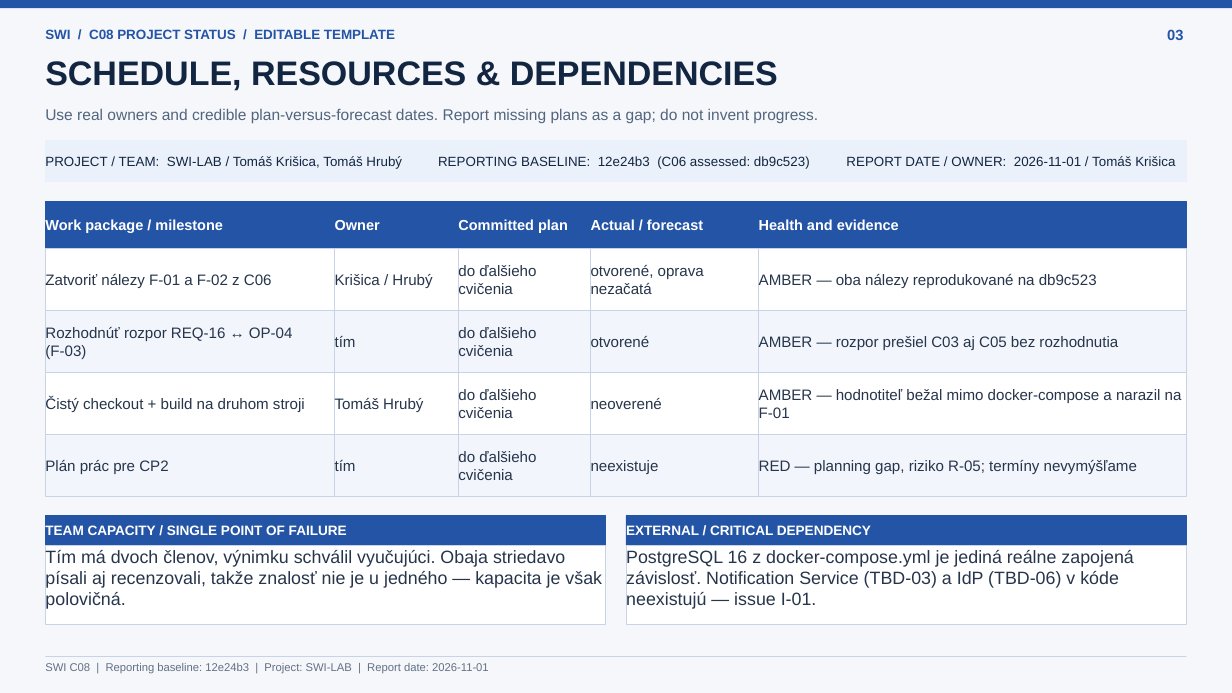
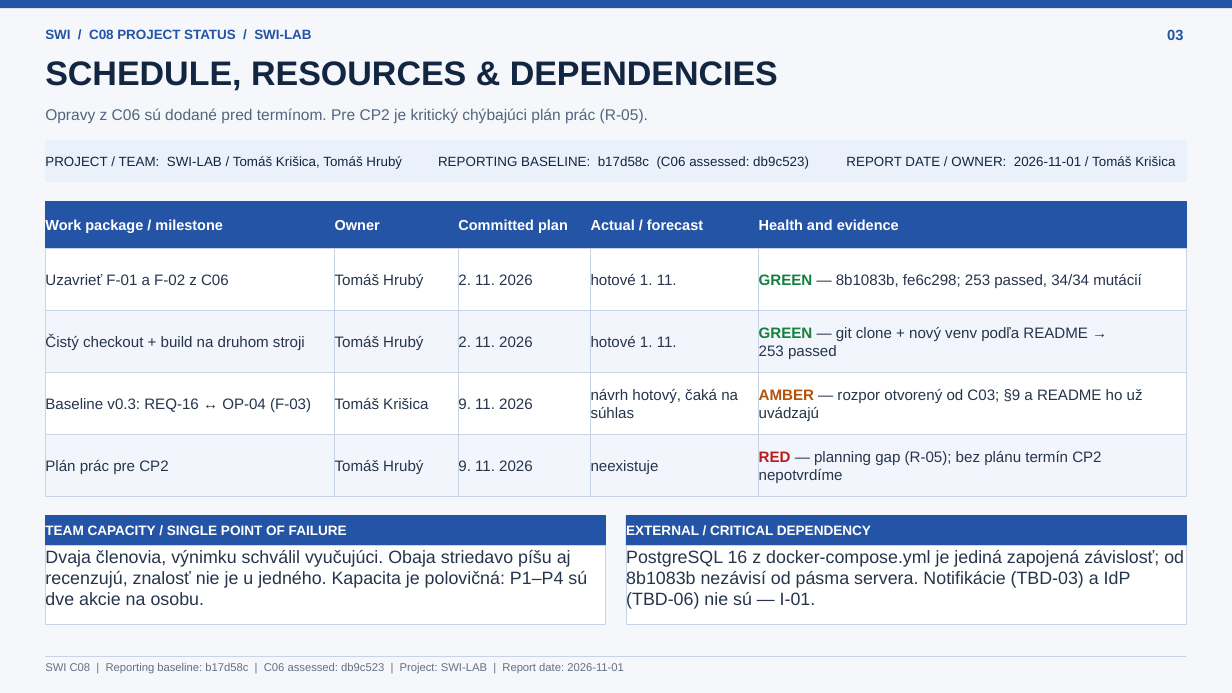
Before and after one commit to thspowered/SWI-LAB, a slide deck: slide 3 of docs/SWI-LAB_C08_Project_Status.pptx. Drawn at 1232x693 pixels with LibreOffice and Linux fonts; fonts in the diff are those of the drawing. Boxes give left, top, right and bottom in pixels: in the first picture for what was removed or moved away, otherwise in the second. Text is boxed around its words. In the diff, an @@ line names an element or a change of style, - is before the commit and + after.

```diff
--- a/docs/SWI-LAB_C08_Project_Status.pptx
+++ b/docs/SWI-LAB_C08_Project_Status.pptx
@@ text at [45, 29, 311, 39]: text changed @@
-SWI / C08 PROJECT STATUS / EDITABLE TEMPLATE
+SWI / C08 PROJECT STATUS / SWI-LAB
@@ text at [45, 108, 648, 123]: text changed @@
-Use real owners and credible plan-versus-forecast dates. Report missing plans as a gap; do not invent progress.
+Opravy z C06 sú dodané pred termínom. Pre CP2 je kritický chýbajúci plán prác (R-05).
@@ text in rectangle at [438, 156, 809, 169]: text changed @@
-REPORTING BASELINE: 12e24b3 (C06 assessed: db9c523)
+REPORTING BASELINE: b17d58c (C06 assessed: db9c523)
@@ text in rectangle at [45, 273, 229, 289]: text changed @@
-Zatvoriť nálezy F-01 a F-02 z C06
+Uzavrieť F-01 a F-02 z C06
@@ text in rectangle at [335, 274, 423, 288]: text changed @@
-Krišica / Hrubý
+Tomáš Hrubý
@@ text in rectangle at [458, 273, 533, 289]: text changed @@
-do ďalšieho cvičenia
+2. 11. 2026
@@ text in rectangle at [591, 274, 677, 285]: text changed @@
-otvorené, oprava nezačatá
+hotové 1. 11.
@@ text in rectangle at [759, 274, 1142, 288]: text changed @@
-AMBER — oba nálezy reprodukované na db9c523
+GREEN — 8b1083b, fe6c298; 253 passed, 34/34 mutácií
@@ rectangle "Čistý checkout + build na ...": place and size @@
-rectangle "Čistý checkout + build na ..." at [45, 372, 335, 434]
+rectangle "Čistý checkout + build na ..." at [45, 311, 335, 372]
@@ rectangle "Čistý checkout + build na ..." at [45, 311, 335, 372]: fill #FFFFFF to #F2F6FC @@
@@ text in rectangle at [759, 327, 1088, 359]: text changed @@
-AMBER — rozpor prešiel C03 aj C05 bez rozhodnutia
+GREEN — git clone + nový venv podľa README → 253 passed
@@ text in rectangle at [335, 336, 423, 350]: text changed @@
-tím
+Tomáš Hrubý
@@ text in rectangle at [458, 335, 533, 351]: text changed @@
-do ďalšieho cvičenia
+2. 11. 2026
@@ text in rectangle at [591, 336, 677, 347]: text changed @@
-otvorené
+hotové 1. 11.
@@ rectangle "Baseline v0.3: REQ-16 ↔ OP-04 ...": place and size @@
-rectangle "Baseline v0.3: REQ-16 ↔ OP-04 ..." at [45, 311, 335, 372]
+rectangle "Baseline v0.3: REQ-16 ↔ OP-04 ..." at [45, 372, 335, 434]
@@ rectangle "Baseline v0.3: REQ-16 ↔ OP-04 ..." at [45, 372, 335, 434]: fill #F2F6FC to #FFFFFF @@
@@ text in rectangle at [591, 389, 738, 418]: text changed @@
-neoverené
+návrh hotový, čaká na súhlas
@@ text in rectangle at [759, 389, 1143, 421]: text changed @@
-AMBER — hodnotiteľ bežal mimo docker-compose a narazil na F-01
+AMBER — rozpor otvorený od C03; §9 a README ho už uvádzajú
@@ text in rectangle at [45, 397, 311, 413]: text changed @@
-Rozhodnúť rozpor REQ-16 ↔ OP-04 (F-03)
+Baseline v0.3: REQ-16 ↔ OP-04 (F-03)
@@ text in rectangle at [335, 398, 428, 409]: text changed @@
-Tomáš Hrubý
+Tomáš Krišica
@@ text in rectangle at [458, 397, 533, 413]: text changed @@
-do ďalšieho cvičenia
+9. 11. 2026
@@ text in rectangle at [335, 460, 423, 474]: text changed @@
-tím
+Tomáš Hrubý
@@ text in rectangle at [458, 459, 533, 475]: text changed @@
-do ďalšieho cvičenia
+9. 11. 2026
@@ text in rectangle at [759, 451, 1101, 483]: text changed @@
-RED — planning gap, riziko R-05; termíny nevymýšľame
+RED — planning gap (R-05); bez plánu termín CP2 nepotvrdíme
@@ text in rectangle at [45, 549, 587, 610]: text changed @@
-Tím má dvoch členov, výnimku schválil vyučujúci. Obaja striedavo písali aj recenzovali, takže znalosť nie je u jedného — kapacita je však polovičná.
+Dvaja členovia, výnimku schválil vyučujúci. Obaja striedavo píšu aj recenzujú, znalosť nie je u jedného. Kapacita je polovičná: P1–P4 sú dve akcie na osobu.
@@ text in rectangle at [626, 549, 1184, 610]: text changed @@
-PostgreSQL 16 z docker-compose.yml je jediná reálne zapojená závislosť. Notification Service (TBD-03) a IdP (TBD-06) v kóde neexistujú — issue I-01.
+PostgreSQL 16 z docker-compose.yml je jediná zapojená závislosť; od 8b1083b nezávisí od pásma servera. Notifikácie (TBD-03) a IdP (TBD-06) nie sú — I-01.
@@ text at [45, 663, 624, 674]: text changed @@
-SWI C08 | Reporting baseline: 12e24b3 | Project: SWI-LAB | Report date: 2026-11-01
+SWI C08 | Reporting baseline: b17d58c | C06 assessed: db9c523 | Project: SWI-LAB | Report date: 2026-11-01
```
Also in this commit, not shown: 5 other slides changed.
